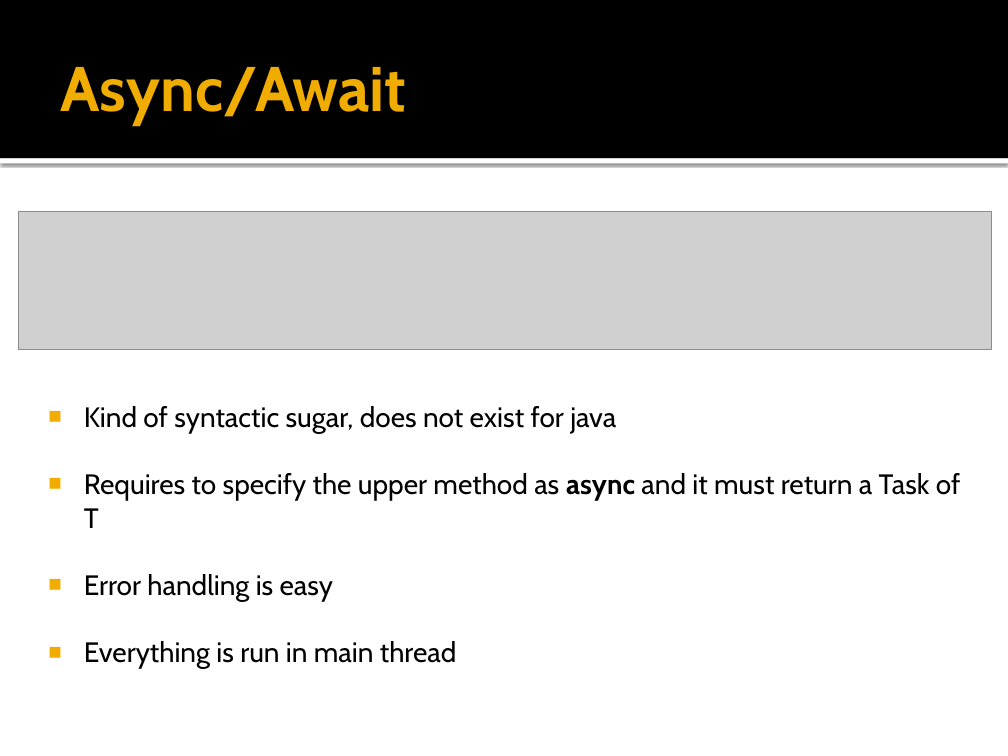
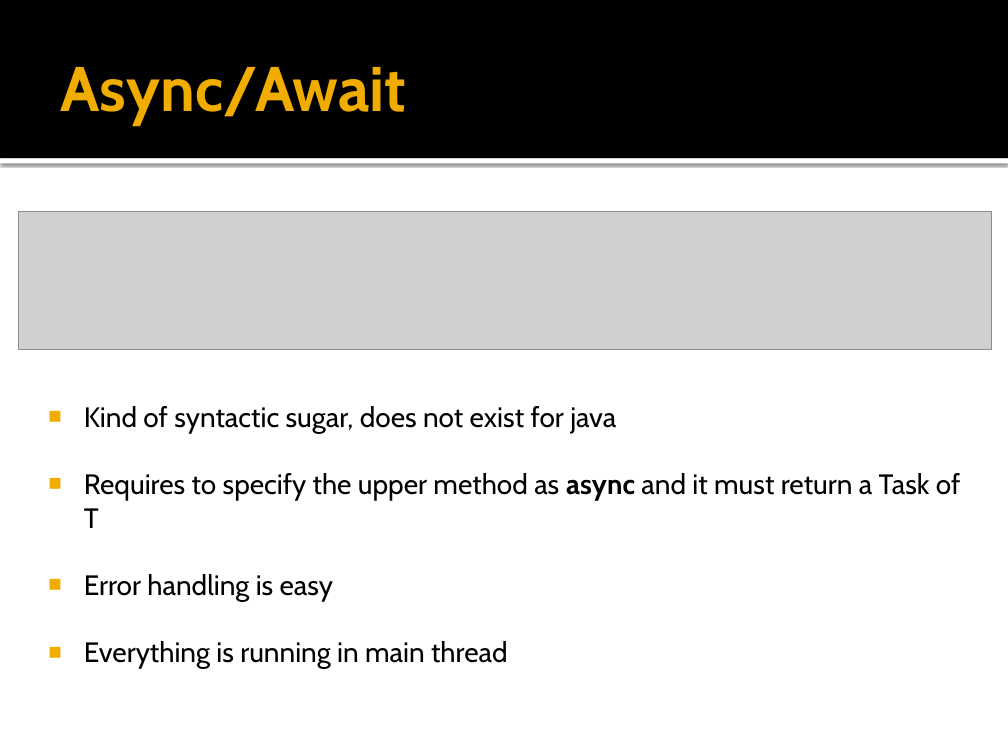
Before and after one commit to victorbartel/workshop-rxjava, a slide deck: slide 8 of slides/Async with rxJava.pptx. Drawn at 1008x756 pixels with LibreOffice and Linux fonts; fonts in the diff are those of the drawing; grey boxes stand for pictures. Boxes give left, top, right and bottom in pixels: in the first picture for what was removed or moved away, otherwise in the second. Text is boxed around its words. In the diff, an @@ line names an element or a change of style, - is before the commit and + after.

```diff
--- a/slides/Async with rxJava.pptx
+++ b/slides/Async with rxJava.pptx
@@ text at (x1=84, y1=641, x2=508, y2=669): text changed @@
-■ Everything is run in main thread
+■ Everything is running in main thread
```
Also in this commit, not shown: 2 other slides changed, 1 other file.
